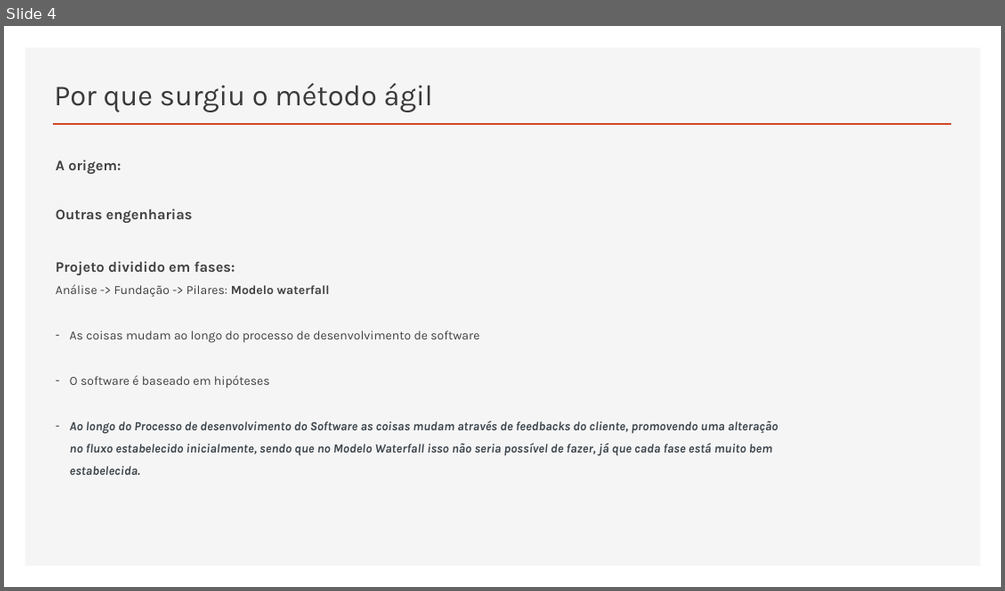
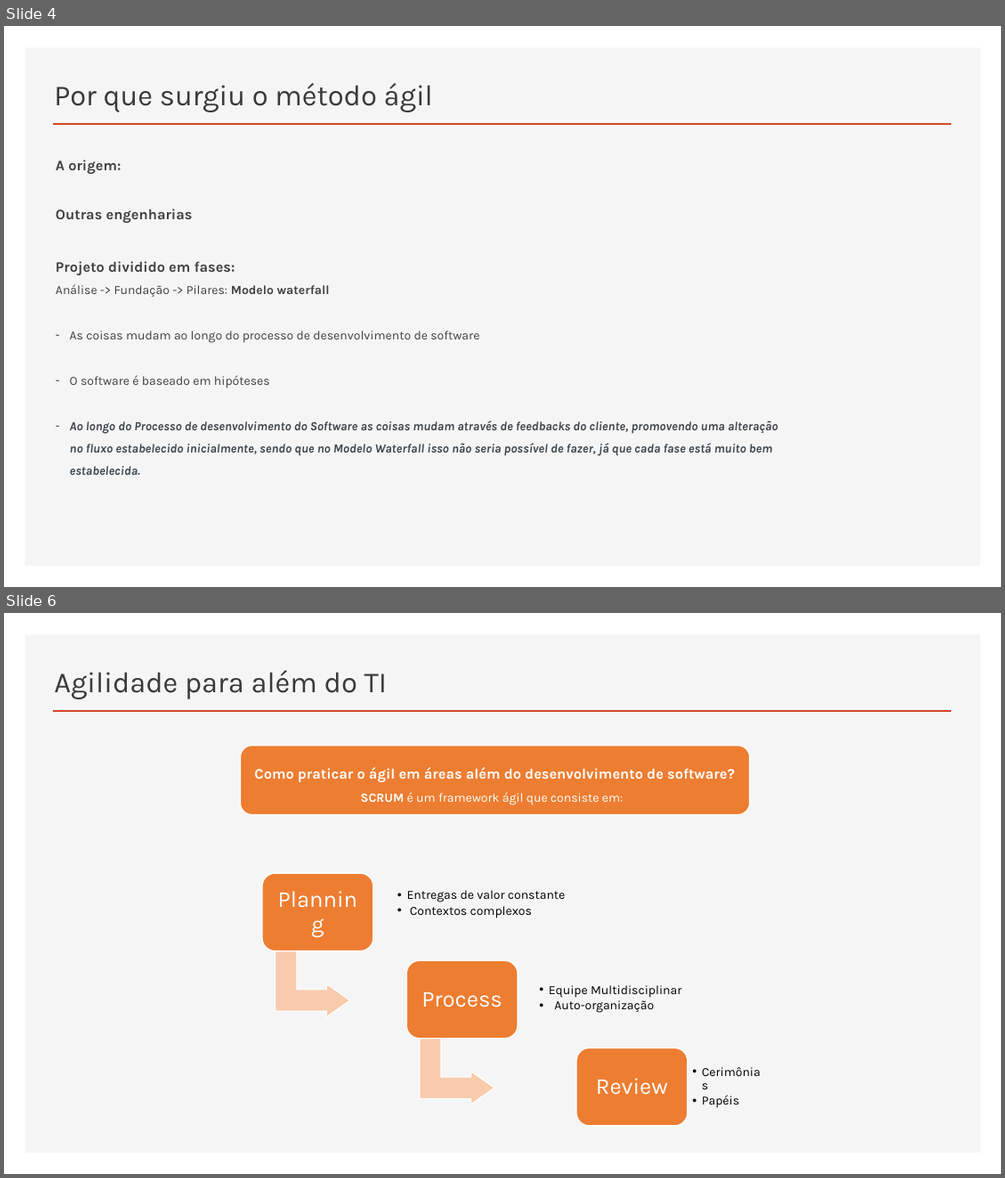
Before and after one commit to RaizaCirne/app-flex, a slide deck: Trilhas/[Business Agility T5 - ONE]/01..Agilidade-promovendo_a_transformacao_agil.pptx. Shown one above the other, each under a label of ours: slide 4 before the commit, slides 4 and 6 after it; the slides between them are not shown. The pictures are 1005x591 and 1005x1178 pixels, drawn with LibreOffice and Linux fonts; fonts in the diff are those of the drawing. Boxes give left, top, right and bottom in pixels: in the first picture for what was removed or moved away, otherwise in the second. Text is boxed around its words. In the diff, an @@ line names an element or a change of style, - is before the commit and + after.

```diff
--- a/Trilhas/[Business Agility T5 - ONE]/01..Agilidade-promovendo_a_transformacao_agil.pptx
+++ b/Trilhas/[Business Agility T5 - ONE]/01..Agilidade-promovendo_a_transformacao_agil.pptx
@@ slide 6 added at (x1=4, y1=613, x2=1001, y2=1174), background #FFFFFF; not listed: 2 template elements that a slide beside it also shows @@
@@ title added at (x1=54, y1=670, x2=387, y2=699), 28 pt, text #3B3838 @@
+Agilidade para além do TI
@@ rounded rectangle added at (x1=241, y1=746, x2=750, y2=814), fill #ED7D31, outline #FFFFFF 1 pt @@
@@ text added at (x1=254, y1=767, x2=735, y2=805), 14 pt, text #FFFFFF, bold @@
+Como praticar o ágil em áreas além do desenvolvimento de software?
+SCRUM é um framework ágil que consiste em:
@@ group added at (x1=262, y1=873, x2=739, y2=1126): 6 texts, 3 rounded rectangles, 2 bent up arrows @@
+Planning
+  • Entregas de valor constante
+  • Contextos complexos
+Process
+  • Equipe Multidisciplinar
+  • Auto-organização
+Review
+  • Cerimônias
+  • Papéis
```
Also in this commit, not shown: 8 other slides added.
